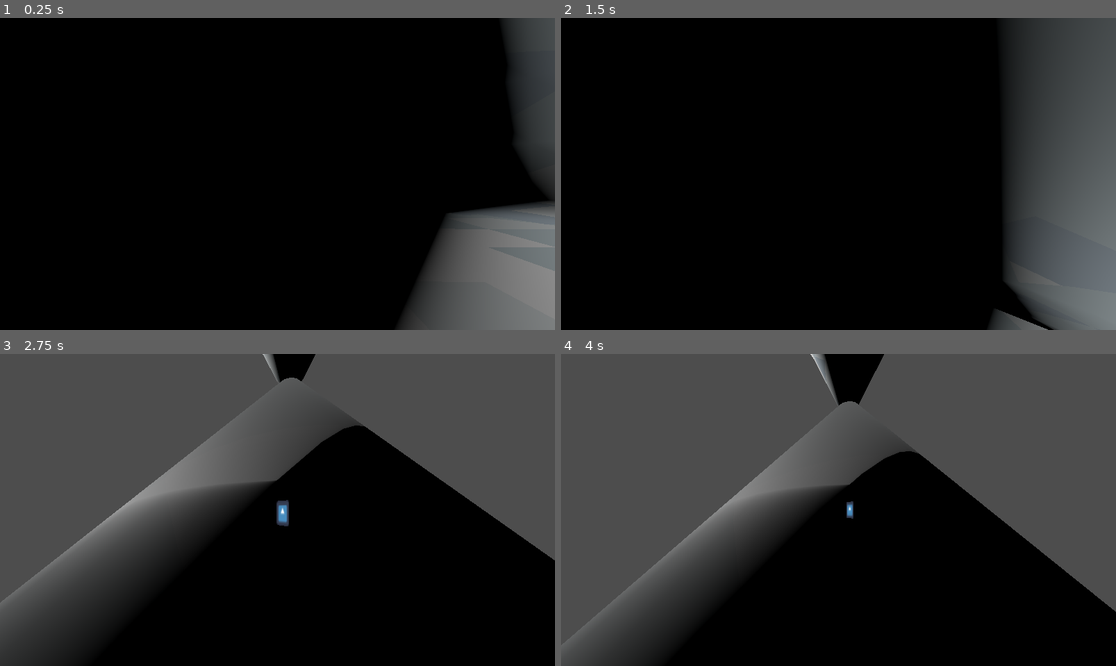
Above: before the commit, frames 1-4 (two rows, left to right).
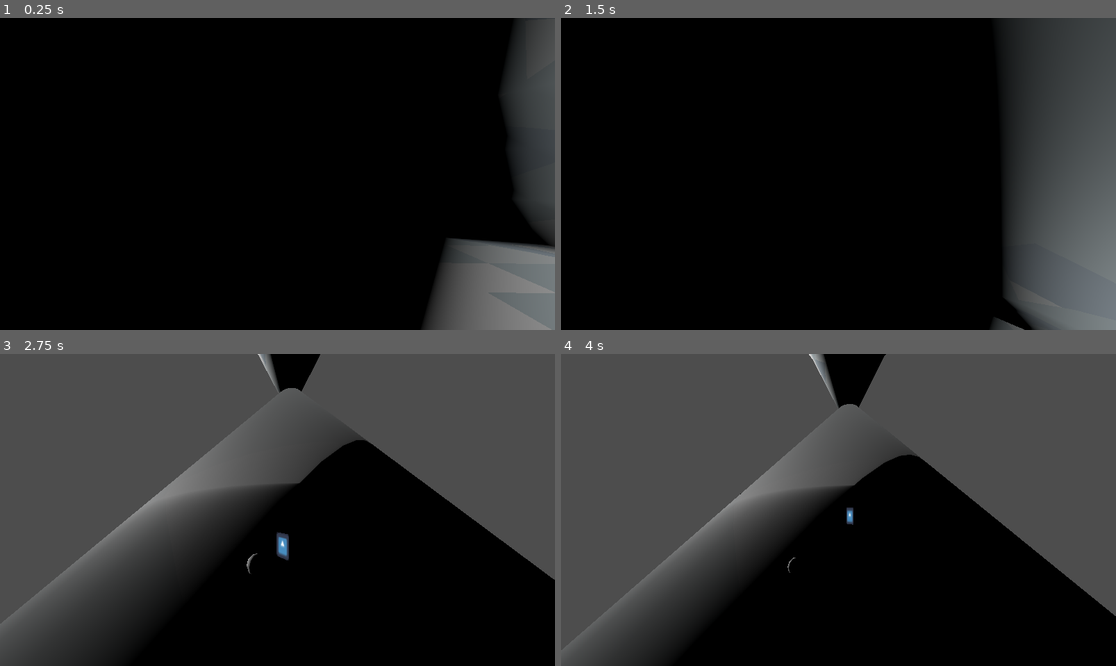
Above: after the commit, the same moments.

Repository: CodingBigTime/pencil-chisel-code-2023
Game: Godot game, scene res://scenes/main.tscn
Two runs of this game, one before a commit and one after it. Both use one fixed random seed, a clock stepped at 60 frames per second and the inputs below. The engine's default icon, where the game draws it, is replaced by a stand-in: a white triangle on a blue panel in a dark square.
Inputs:
- Up to frame 1 (0.25 s): no input
- Up to frame 2 (1.5 s): tap Enter (ui_accept) at 0.5, 0.77 s; hold D (right) 0.53-1.28 s; hold S (down) from 1.28 s (still down)
- Up to frame 3 (2.75 s): tap Enter (ui_accept) at 1.52 s; release S (down) at 2.03 s; hold D (right) from 2.03 s (still down)
- Up to frame 4 (4 s): release D (right) at 2.78 s; hold W (up) 2.78-3.53 s; tap Enter (ui_accept) at 3.02, 3.77 s; hold A (left) from 3.53 s (still down)

The runs differ from the first frame. In frame 1, 4.8% of the frame differs, in the area x 71-100%, y 0-100%; in frame 2, 0.8%; in frame 3, 6.2%, in the area x 0-100%, y 0-100%; in frame 4, 1.2%.

Commit message:
Setup for glacier launch.

Diff:
--- a/actors/player.gd
+++ b/actors/player.gd
@@ -28,3 +28,9 @@
 		velocity.z = move_toward(velocity.z, 0, SPEED)
 
 	move_and_slide()
+
+	# # Handle collision
+	# for i in range(get_slide_count()):
+	# 	var collision = get_slide_collision(i)
+	# 	if collision.collider.name == "SpecificObjectName":
+	# 		# Handle the collision with the specific object
--- /dev/null
+++ b/objects/glacier.tscn
@@ -0,0 +1,13 @@
+[gd_scene load_steps=2 format=3 uid="uid://bxmjjpfslwi3x"]
+
+[sub_resource type="SphereShape3D" id="SphereShape3D_pvu2j"]
+
+[node name="glacier" type="Node3D"]
+
+[node name="StaticBody3D" type="StaticBody3D" parent="."]
+transform = Transform3D(4, 0, 0, 0, 4, 0, 0, 0, 4, 0, 0, 0)
+
+[node name="CSGSphere3D" type="CSGSphere3D" parent="StaticBody3D"]
+
+[node name="CollisionShape3D" type="CollisionShape3D" parent="StaticBody3D"]
+shape = SubResource("SphereShape3D_pvu2j")
--- a/scenes/main.tscn
+++ b/scenes/main.tscn
@@ -1,8 +1,9 @@
-[gd_scene load_steps=4 format=3 uid="uid://d02rc17m7ng27"]
+[gd_scene load_steps=5 format=3 uid="uid://dad5je0e0l2rk"]
 
 [ext_resource type="PackedScene" uid="uid://cup6i73gp2txa" path="res://actors/player.tscn" id="1_7ud0s"]
 [ext_resource type="Script" path="res://scenes/Camera3D.gd" id="2_nl8p7"]
-[ext_resource type="PackedScene" uid="uid://w8bd5n1p2168" path="res://objects/mountain.tscn" id="3_yenbf"]
+[ext_resource type="PackedScene" path="res://objects/mountain.tscn" id="3_yenbf"]
+[ext_resource type="PackedScene" uid="uid://bxmjjpfslwi3x" path="res://objects/glacier.tscn" id="4_f4xd1"]
 
 [node name="Node3D" type="Node3D"]
 
@@ -10,6 +11,7 @@
 transform = Transform3D(1, 0, 0, 0, 1, 0, 0, 0, 1, 18.343, 145.836, 9.21762)
 
 [node name="Camera3D" type="Camera3D" parent="."]
+transform = Transform3D(1, 0, 0, 0, 1, 0, 0, 0, 1, 0, 26.4948, 0)
 script = ExtResource("2_nl8p7")
 
 [node name="mountain" parent="." instance=ExtResource("3_yenbf")]
@@ -20,3 +22,6 @@
 
 [node name="mountain2" parent="." instance=ExtResource("3_yenbf")]
 transform = Transform3D(-2, 3.01992e-07, 0, -3.01992e-07, -2, 0, 0, 0, 2, 5.31634, 170.221, 0.161701)
+
+[node name="glacier" parent="." instance=ExtResource("4_f4xd1")]
+transform = Transform3D(0.307471, 0, 0, 0, 0.307471, 0, 0, 0, 0.307471, 24.8362, 121.859, 14.0819)
